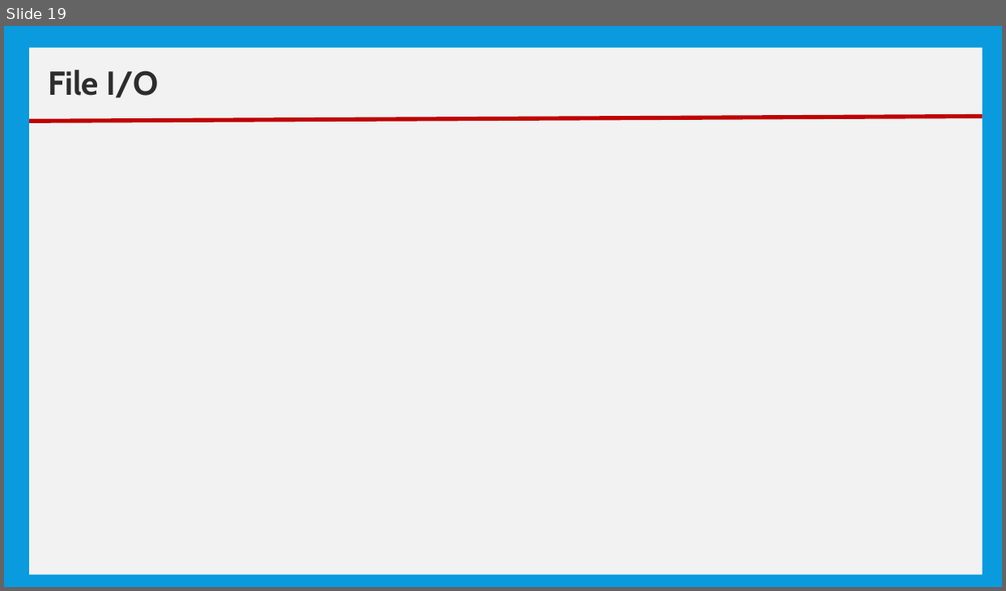
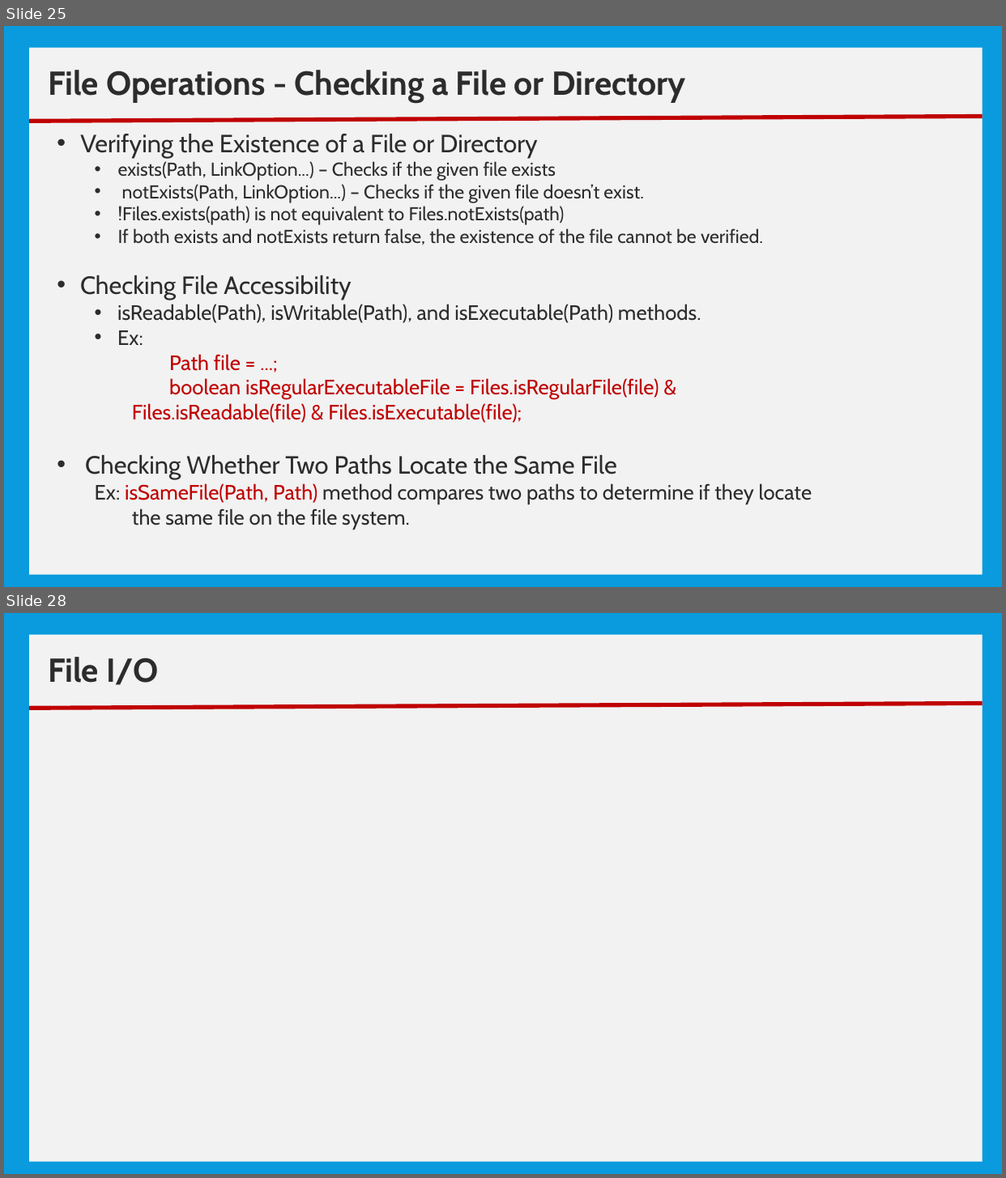
Before and after one commit to nmsgit1234/TechnicalDocs, a slide deck: training/core_java/10_Basic IO.pptx. Shown one above the other, each under a label of ours: slide 19 before the commit, slides 25 and 28 after it; the slides between them are not shown. The pictures are 1006x591 and 1006x1178 pixels, drawn with LibreOffice and Linux fonts; fonts in the diff are those of the drawing. Boxes give left, top, right and bottom in pixels: in the first picture for what was removed or moved away, otherwise in the second. Text is boxed around its words. In the diff, an @@ line names an element or a change of style, - is before the commit and + after.

```diff
--- a/training/core_java/10_Basic IO.pptx
+++ b/training/core_java/10_Basic IO.pptx
@@ slide 25 added at (4,26,1002,587), background #099BDD @@
@@ rectangle added at (29,48,982,575), fill #F2F2F2 @@
@@ text added at (48,70,686,102), 32 pt, text #2C2C2C, bold @@
+File Operations - Checking a File or Directory
@@ line added from (29, 121) to (982, 117), #C00000 4 pt @@
@@ text added at (80,134,812,529), 20 pt, text #2C2C2C @@
+• Verifying the Existence of a File or Directory
+  • exists(Path, LinkOption...) – Checks if the given file exists
+  • notExists(Path, LinkOption...) – Checks if the given file doesn’t exist.
+  • !Files.exists(path) is not equivalent to Files.notExists(path)
+  • If both exists and notExists return false, the existence of the file cannot be verified.
+  • Checking File Accessibility
+    • isReadable(Path), isWritable(Path), and isExecutable(Path) methods.
+    • Ex:
+      Path file = ...;
+      boolean isRegularExecutableFile = Files.isRegularFile(file) & Files.isReadable(file) & Files.isExecutable(file);
+      • Checking Whether Two Paths Locate the Same File
+      Ex: isSameFile(Path, Path) method compares two paths to determine if they locate the same file on the file system.
@@ what was slide 19 is now slide 28 @@
```
Also in this commit, not shown: 1 slide changed, 8 other slides added, 3 other files.
